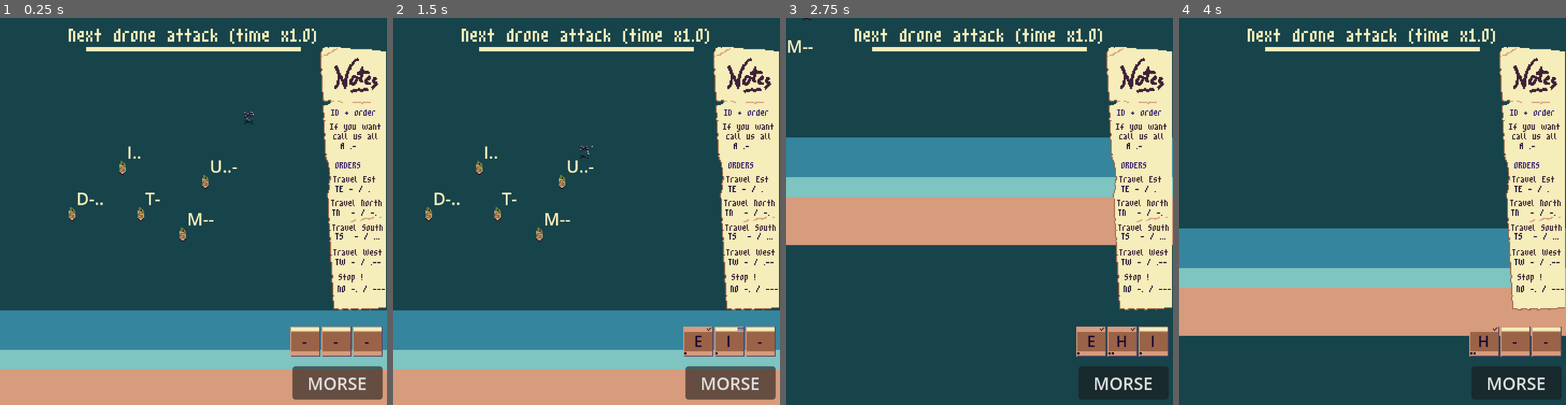
Above: before the commit, frames 1-4 (left to right).
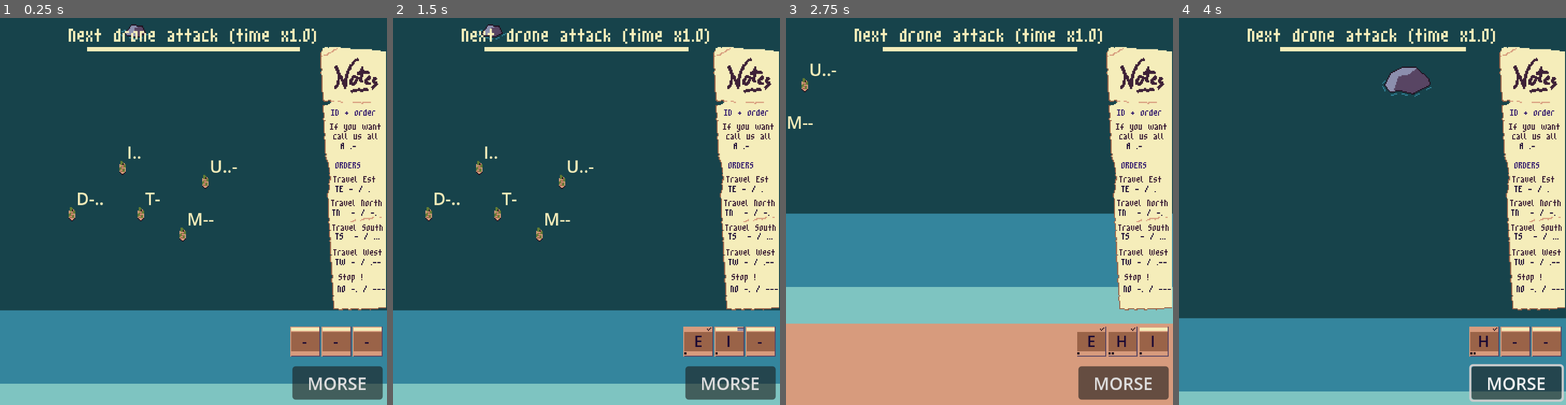
Above: after the commit, the same moments.

Repository: Mugule/LD60
Game: Godot game, scene res://Level/level.tscn
The game is run twice, just before and just after one commit, with the same random seed, the same clock (stepped at 60 frames per second) and the same inputs. This scene is started directly instead of the project's main scene.
Inputs (mouse positions are in pixels of both pictures, inside the frame that each line leads up to):
- Up to frame 1 (0.25 s): no input
- Up to frame 2 (1.5 s): click "MORSE" at 0.5 s; tap Enter (ui_accept) at 1.25 s; move the mouse to (671, 192) at 1.27 s; hold Right (ui_right) from 1.28 s (still down); click (671, 192) at 1.35 s
- Up to frame 3 (2.75 s): tap Enter (ui_accept) at 1.52, 2.27 s; move the mouse to (902, 230) at 2.02 s; release Right (ui_right) at 2.03 s; hold Down (ui_down) from 2.03 s (still down); click (902, 230) at 2.1 s
- Up to frame 4 (4 s): move the mouse to (1411, 126) at 2.77 s; release Down (ui_down) at 2.78 s; hold Right (ui_right) 2.78-3.53 s; click (1411, 126) at 2.85 s; tap Enter (ui_accept) at 3.5, 3.77 s; move the mouse to (1353, 288) at 3.52 s; hold Up (ui_up) from 3.53 s (still down); click (1353, 288) at 3.6 s

The runs differ from the first frame. In frame 1, 14% of the frame differs, in the area x 0-100%, y 1-100%; in frame 2, 14%; in frame 3, 61%, in the area x 0-100%, y 0-100%; in frame 4, 41%.

Commit message:
my brain stopped to works, lets sleep

Diff:
--- a/Level/camera_2d.gd
+++ b/Level/camera_2d.gd
@@ -10,17 +10,13 @@
 
 # I dont use limit of camera2D because I dont have time to watch tuto for it.
 
-func _ready():
-	origin_camera = Vector2(180,180)
-
 # CAMERA MOVEMENT
-
 func _process(delta):
 	if !blocked :
+		var p : Vector2
 		if mouse_is_pressed :
 			var delta_pos : Vector2 = get_viewport().get_mouse_position() - origin_click
-			var p : Vector2 = origin_camera - delta_pos
-			global_position = p.clamp(limits.position, limits.end)
+			p = origin_camera - delta_pos
 		else :
 			var direction : Vector2 = Vector2.ZERO
 			if Input.is_action_pressed("ui_up"):
@@ -31,9 +27,10 @@
 				direction += Vector2.LEFT
 			elif Input.is_action_pressed("ui_right"):
 				direction += Vector2.RIGHT
-			var p : Vector2 = position + (direction * (delta * camera_speed))
-			global_position = p.clamp(limits.position, limits.end)
+			p = position + (direction * (delta * camera_speed))
+		global_position = p.clamp(limits.position, limits.end)
 
+#MOOOOVE
 func _input(_event):
 	if !blocked :
 		# MOVE by CLICK
--- /dev/null
+++ b/Level/drone_ui.gd
@@ -0,0 +1,11 @@
+extends Label
+
+@onready var bar : ColorRect = $TimerBar
+
+var drones
+
+func _physics_process(_delta):
+	if drones :
+		var ratio : float = drones.timer_left / drones.timer_max
+		bar.size.x = int(ratio * 200.0)
+		bar.position.x = 180.0 - bar.size.x / 2.0
--- /dev/null
+++ b/Level/drones.gd
@@ -0,0 +1,43 @@
+extends Node2D
+
+@onready var drone_scene : PackedScene = preload("res://Objects/drone.tscn")
+@onready var attacked_scene : PackedScene = preload("res://Objects/attack.tscn")
+
+var targets : Array = []
+
+var spawn_left : float = -300
+var spawn_right : float = 300
+
+var timer_left : float = 30.0
+var timer_max : float = 30.0
+var ratio : float = 1.0
+
+var paused : bool = false
+
+signal drone_spawned
+
+func _physics_process(delta):
+	if !paused :
+		if timer_left > 0 :
+			timer_left -= delta * ratio
+		else :
+			paused = true
+			spawn_drone()
+
+func spawn_drone():
+	var drone_instance : Drone = drone_scene.instantiate()
+	add_child(drone_instance)
+	var x : float = [spawn_left,spawn_right].pick_random()
+	drone_instance.position = Vector2(x,-300)
+	var target : Boat = targets.pick_random()
+	drone_instance.target = target
+	print("New drone with target : " +str(target.name))
+	drone_instance.attack.connect(on_attacked_boat)
+	drone_spawned.emit()
+
+func on_attacked_boat(boat : Boat) :
+	var attacked_node = attacked_scene.instantiate()
+	add_child(attacked_node)
+	attacked_node.position = boat.position
+	attacked_node.get_node("AnimatedSprite2D").play("boom")
+	boat.queue_free()
--- a/Level/level.gd
+++ b/Level/level.gd
@@ -2,6 +2,21 @@
 
 @onready var hero = $Hero
 @onready var boats = $World/Boats
+@onready var limits = $World/Limits
+@onready var drones = $World/Drones
+@onready var camera : Camera2D = $Camera2D
 
 func _ready():
+	# Limits
+	camera.limits.position.y = limits.get_node("North").position.y + 180
+	camera.limits.position.x = limits.get_node("West").position.x + 150
+	camera.limits.end.x = limits.get_node("East").position.x - 90
+	camera.limits.end.y = limits.get_node("South").position.y
+	drones.spawn_left = limits.get_node("West").position.x
+	drones.spawn_right = limits.get_node("East").position.x
+	# Connections
 	hero.valid_word.connect(boats.on_valid_word)
+	# Targets adn Drones spawn
+	for b in boats.get_children():
+		drones.targets.append(b)
+	$Hero/DroneUI.drones = drones
--- a/Level/level.tscn
+++ b/Level/level.tscn
@@ -11,10 +11,25 @@
 [ext_resource type="Script" uid="uid://dpdh1b45wiykp" path="res://Level/biper.gd" id="5_iincs"]
 [ext_resource type="Script" uid="uid://bpnm8bnsattdk" path="res://Level/letter_container.gd" id="6_d6qko"]
 [ext_resource type="PackedScene" uid="uid://dasmapp1dg0jy" path="res://Level/letter.tscn" id="6_nk1il"]
-[ext_resource type="PackedScene" uid="uid://slfo4x6t3dru" path="res://Objects/drone.tscn" id="7_1p6h5"]
+[ext_resource type="Script" uid="uid://cdfp53cxepyqh" path="res://Level/drones.gd" id="7_1p6h5"]
 [ext_resource type="Texture2D" uid="uid://m0pf615jp016" path="res://Aseprite/mockup/beach.png" id="10_py82k"]
 [ext_resource type="Texture2D" uid="uid://xa318p8svxwl" path="res://Aseprite/mockup/notes.png" id="12_i5g78"]
 [ext_resource type="FontFile" uid="uid://cyrc7x1exlkj1" path="res://Fonts/m3x6.ttf" id="13_q47le"]
+[ext_resource type="Script" uid="uid://c67xjlpuwtiag" path="res://Level/drone_ui.gd" id="16_uqeto"]
+
+[sub_resource type="WorldBoundaryShape2D" id="WorldBoundaryShape2D_1p6h5"]
+normal = Vector2(1, 0)
+
+[sub_resource type="WorldBoundaryShape2D" id="WorldBoundaryShape2D_uqeto"]
+normal = Vector2(0, 1)
+
+[sub_resource type="WorldBoundaryShape2D" id="WorldBoundaryShape2D_luomk"]
+normal = Vector2(-1, 0)
+
+[sub_resource type="WorldBoundaryShape2D" id="WorldBoundaryShape2D_k8npl"]
+
+[sub_resource type="RectangleShape2D" id="RectangleShape2D_am3y4"]
+size = Vector2(1000, 100)
 
 [node name="Level" type="Node2D" unique_id=675807826]
 script = ExtResource("1_wqlfs")
@@ -27,7 +42,7 @@
 offset_left = -1163.0
 offset_top = 92.0
 offset_right = 837.0
-offset_bottom = 192.0
+offset_bottom = 277.0
 texture = ExtResource("10_py82k")
 
 [node name="Clouds" type="Node2D" parent="World" unique_id=1249901785]
@@ -40,78 +55,83 @@
 
 [node name="Rocks" type="Node2D" parent="World" unique_id=576442825]
 y_sort_enabled = true
-position = Vector2(-163, -368)
 
 [node name="rock1" parent="World/Rocks" unique_id=590289911 instance=ExtResource("3_1teg4")]
-position = Vector2(-28, 17)
+position = Vector2(-191, -305)
 rock_type = 2
 
 [node name="rock2" parent="World/Rocks" unique_id=1729538602 instance=ExtResource("3_1teg4")]
-position = Vector2(109, 156)
+position = Vector2(-54, -166)
 
 [node name="rock3" parent="World/Rocks" unique_id=812308394 instance=ExtResource("3_1teg4")]
-position = Vector2(188, 67)
+position = Vector2(25, -255)
 rock_type = 2
 
 [node name="rock4" parent="World/Rocks" unique_id=1681998380 instance=ExtResource("3_1teg4")]
-position = Vector2(137, -54)
+position = Vector2(-26, -376)
 
 [node name="rock5" parent="World/Rocks" unique_id=1405445797 instance=ExtResource("3_1teg4")]
-position = Vector2(43, 86)
+position = Vector2(-120, -236)
 rock_type = 1
 
 [node name="rock6" parent="World/Rocks" unique_id=221376380 instance=ExtResource("3_1teg4")]
-position = Vector2(251, -41)
+position = Vector2(88, -363)
 
 [node name="rock7" parent="World/Rocks" unique_id=1788348564 instance=ExtResource("3_1teg4")]
-position = Vector2(371, 108)
+position = Vector2(208, -214)
 rock_type = 2
 
 [node name="rock8" parent="World/Rocks" unique_id=911527531 instance=ExtResource("3_1teg4")]
-position = Vector2(439, -97)
+position = Vector2(276, -419)
 
 [node name="rock9" parent="World/Rocks" unique_id=1305668734 instance=ExtResource("3_1teg4")]
-position = Vector2(400, -10)
+position = Vector2(237, -332)
 rock_type = 1
 
 [node name="rock10" parent="World/Rocks" unique_id=952637792 instance=ExtResource("3_1teg4")]
-position = Vector2(279, 109)
+position = Vector2(116, -213)
 rock_type = 2
 
 [node name="rock11" parent="World/Rocks" unique_id=1021937008 instance=ExtResource("3_1teg4")]
-position = Vector2(211, -128)
+position = Vector2(48, -450)
+
+[node name="rock21" parent="World/Rocks" unique_id=1454577235 instance=ExtResource("3_1teg4")]
+position = Vector2(-164, -398)
+
+[node name="rock22" parent="World/Rocks" unique_id=1816209832 instance=ExtResource("3_1teg4")]
+position = Vector2(-204, -485)
 
 [node name="rock12" parent="World/Rocks" unique_id=2126678116 instance=ExtResource("3_1teg4")]
-position = Vector2(72, -104)
+position = Vector2(-91, -426)
 
 [node name="rock13" parent="World/Rocks" unique_id=1245064878 instance=ExtResource("3_1teg4")]
-position = Vector2(-114, -58)
+position = Vector2(-277, -380)
 rock_type = 2
 
 [node name="rock14" parent="World/Rocks" unique_id=2095546370 instance=ExtResource("3_1teg4")]
-position = Vector2(132, 38)
+position = Vector2(-31, -284)
 
 [node name="rock15" parent="World/Rocks" unique_id=2073163440 instance=ExtResource("3_1teg4")]
-position = Vector2(185, 23)
+position = Vector2(22, -299)
 rock_type = 1
 
 [node name="rock16" parent="World/Rocks" unique_id=1722804085 instance=ExtResource("3_1teg4")]
-position = Vector2(-117, 28)
+position = Vector2(-280, -294)
 rock_type = 2
 
 [node name="rock17" parent="World/Rocks" unique_id=1022329458 instance=ExtResource("3_1teg4")]
-position = Vector2(-125, 164)
+position = Vector2(-288, -158)
 
 [node name="rock18" parent="World/Rocks" unique_id=694634858 instance=ExtResource("3_1teg4")]
-position = Vector2(-64, 97)
+position = Vector2(-227, -225)
 rock_type = 1
 
 [node name="rock19" parent="World/Rocks" unique_id=2048838477 instance=ExtResource("3_1teg4")]
-position = Vector2(425, 202)
+position = Vector2(262, -120)
 rock_type = 2
 
 [node name="rock20" parent="World/Rocks" unique_id=1311864040 instance=ExtResource("3_1teg4")]
-position = Vector2(312, 19)
+position = Vector2(149, -303)
 rock_type = 1
 
 [node name="Boats" type="Node2D" parent="World" unique_id=1664959774]
@@ -141,12 +161,59 @@
 
 [node name="Drones" type="Node2D" parent="World" unique_id=1255335364]
 y_sort_enabled = true
-
-[node name="Drone" parent="World/Drones" unique_id=164660705 node_paths=PackedStringArray("target") instance=ExtResource("7_1p6h5")]
-position = Vector2(55, -88)
-target = NodePath("../../Boats/M")
+script = ExtResource("7_1p6h5")
 
 [node name="DeadBodies" type="Node2D" parent="World" unique_id=2061245776]
+
+[node name="Limits" type="Area2D" parent="World" unique_id=632367377]
+
+[node name="West" type="CollisionShape2D" parent="World/Limits" unique_id=1629935596]
+position = Vector2(-320, 0)
+shape = SubResource("WorldBoundaryShape2D_1p6h5")
+
+[node name="North" type="CollisionShape2D" parent="World/Limits" unique_id=2143627754]
+position = Vector2(0, -750)
+shape = SubResource("WorldBoundaryShape2D_uqeto")
+
+[node name="East" type="CollisionShape2D" parent="World/Limits" unique_id=1103727442]
+position = Vector2(320, 0)
+shape = SubResource("WorldBoundaryShape2D_luomk")
+
+[node name="South" type="CollisionShape2D" parent="World/Limits" unique_id=635848274]
+position = Vector2(0, 90)
+shape = SubResource("WorldBoundaryShape2D_k8npl")
+
+[node name="Area2D" type="Area2D" parent="World" unique_id=81078730]
+
+[node name="CollisionShape2D" type="CollisionShape2D" parent="World/Area2D" unique_id=2093538597]
+position = Vector2(0, -700)
+shape = SubResource("RectangleShape2D_am3y4")
+debug_color = Color(3.85046e-07, 0.6345143, 0.43181545, 0.41960785)
+
+[node name="ColorRect" type="ColorRect" parent="World/Area2D/CollisionShape2D" unique_id=1262886267]
+z_index = -2
+offset_left = -500.0
+offset_top = -50.0
+offset_right = 500.0
+offset_bottom = 50.0
+color = Color(0.39215687, 0.49019608, 0.20392157, 0.2509804)
+
+[node name="Label" type="Label" parent="World/Area2D" unique_id=149364447]
+z_index = -2
+anchors_preset = 15
+anchor_right = 1.0
+anchor_bottom = 1.0
+offset_left = -500.0
+offset_top = -750.0
+offset_right = 500.0
+offset_bottom = -650.0
+grow_horizontal = 2
+grow_vertical = 2
+theme_override_colors/font_color = Color(0.9607843, 0.92941177, 0.7294118, 0.28235295)
+theme_override_font_sizes/font_size = 64
+text = "SAFE ZONE"
+horizontal_alignment = 1
+vertical_alignment = 1
 
 [node name="Camera2D" type="Camera2D" parent="." unique_id=486463483]
 position_smoothing_speed = 1.0
@@ -346,7 +413,7 @@
 theme_override_font_sizes/font_size = 16
 text = "NO -. / ---"
 
-[node name="Drone" type="Label" parent="Hero" unique_id=1300383996]
+[node name="DroneUI" type="Label" parent="Hero" unique_id=1300383996]
 anchors_preset = 5
 anchor_left = 0.5
 anchor_right = 0.5
@@ -359,8 +426,9 @@
 theme_override_font_sizes/font_size = 32
 text = "Next drone attack (time x1.0)"
 horizontal_alignment = 1
-
-[node name="ColorRect" type="ColorRect" parent="Hero/Drone" unique_id=503870453]
+script = ExtResource("16_uqeto")
+
+[node name="TimerBar" type="ColorRect" parent="Hero/DroneUI" unique_id=503870453]
 layout_mode = 1
 anchors_preset = 5
 anchor_left = 0.5
--- /dev/null
+++ b/Objects/attack.gd
@@ -0,0 +1,7 @@
+extends Node2D
+
+func _ready():
+	$AnimatedSprite2D.animation_finished.connect(dead_guys)
+
+func dead_guys():
+	$AnimatedSprite2D.play("dead")
--- a/Objects/attack.tscn
+++ b/Objects/attack.tscn
@@ -1,5 +1,6 @@
 [gd_scene format=3 uid="uid://bt3calj7qp4ax"]
 
+[ext_resource type="Script" uid="uid://drh54odj0e1ix" path="res://Objects/attack.gd" id="1_hf52d"]
 [ext_resource type="Texture2D" uid="uid://1al4f48eelui" path="res://Aseprite/objects/attack.png" id="1_p5534"]
 
 [sub_resource type="AtlasTexture" id="AtlasTexture_hf52d"]
@@ -119,6 +120,7 @@
 }]
 
 [node name="Attack" type="Node2D" unique_id=1303781512]
+script = ExtResource("1_hf52d")
 
 [node name="AnimatedSprite2D" type="AnimatedSprite2D" parent="." unique_id=214138168]
 position = Vector2(0, -1)
--- a/Objects/drone.gd
+++ b/Objects/drone.gd
@@ -11,7 +11,7 @@
 var target_pos : Vector2 = Vector2.ZERO
 var origin_spawn : Vector2 = Vector2(300,300)
 
-signal attack()
+signal attack(attacked : Boat)
 
 func _ready():
 	area_2d.area_entered.connect(on_area_entered)
@@ -38,4 +38,4 @@
 		attacking = false
 		await get_tree().create_timer(0.4).timeout
 		target_pos = origin_spawn
-		attack.emit()
+		attack.emit(target)
--- a/Objects/drone.tscn
+++ b/Objects/drone.tscn
@@ -132,7 +132,7 @@
 sprite_frames = SubResource("SpriteFrames_j2i4t")
 animation = &"down"
 autoplay = "side"
-frame_progress = 0.08188133
+frame_progress = 0.71982527
 offset = Vector2(1, -4)
 
 [node name="Area2D" type="Area2D" parent="." unique_id=1968752005]
Not shown, added: Level/drone_ui.gd.uid
Not shown, added: Level/drones.gd.uid
Not shown, added: Objects/attack.gd.uid
